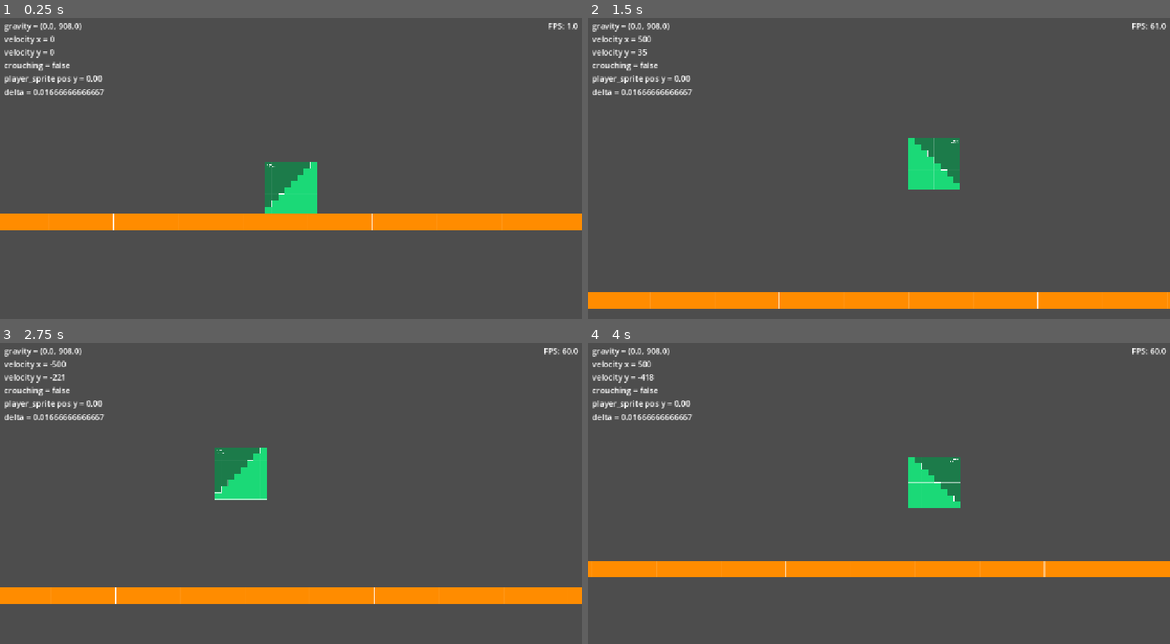
Above: before the commit, frames 1-4 (two rows, left to right).
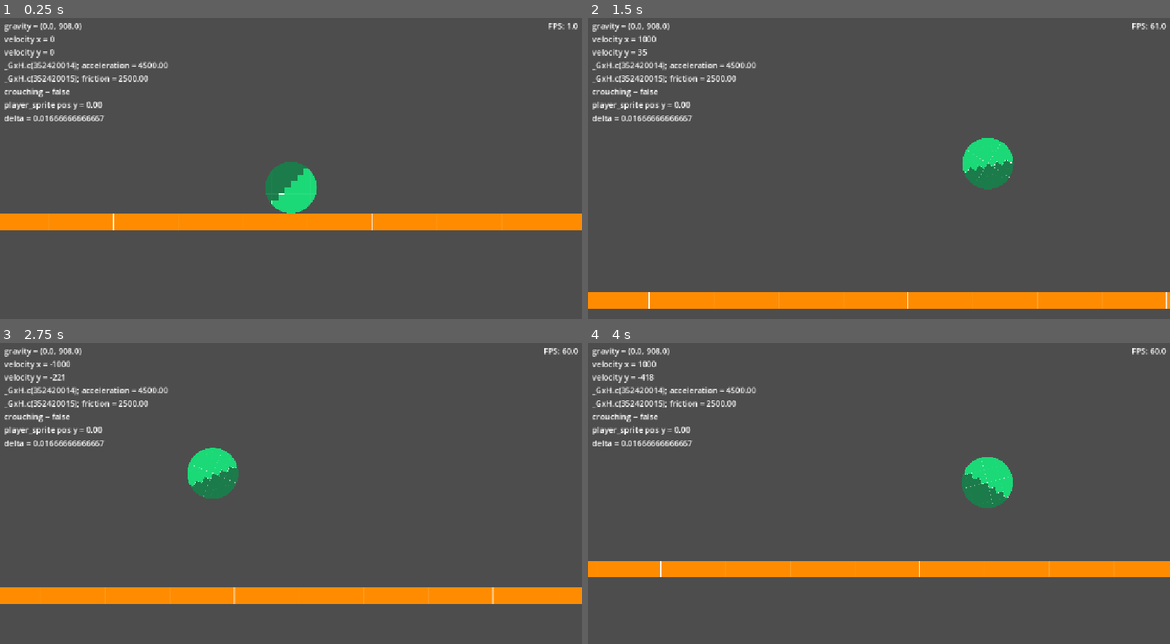
Above: after the commit, the same moments.

Repository: mitchglitchisdabestg/Haven-game
Game: Godot game, scene res://Scenes/basic_world.tscn
The game is run twice, just before and just after one commit, with the same random seed, the same clock (stepped at 60 frames per second) and the same inputs.
Inputs:
- Up to frame 1 (0.25 s): no input
- Up to frame 2 (1.5 s): hold D (right) from 0.53 s (still down); tap Ctrl (crouch) at 0.6 s; tap Space (jump) at 0.77, 0.8, 1.07, 1.35 s
- Up to frame 3 (2.75 s): tap Space (jump) at 1.52, 1.82, 2.3 s; tap Ctrl (crouch) at 1.55, 2.1 s; release D (right) at 2.03 s; hold A (left) from 2.03 s (still down)
- Up to frame 4 (4 s): release A (left) at 2.78 s; hold D (right) from 2.78 s (still down); tap Ctrl (crouch) at 2.85 s; tap Space (jump) at 3.02, 3.32, 3.6, 3.77 s

The runs differ from the first frame. In frame 1, 1.7% of the frame differs, in the area x 0-55%, y 14-65%; in frame 2, 4.2%; in frame 3, 3.5%; in frame 4, 4.2%, in the area x 0-80%, y 5-78%.

Commit message:
player rotates add circle mask

Diff:
--- a/Scenes/player.tscn
+++ b/Scenes/player.tscn
@@ -1,7 +1,8 @@
-[gd_scene load_steps=5 format=3 uid="uid://s5knk7obedau"]
+[gd_scene load_steps=6 format=3 uid="uid://s5knk7obedau"]
 
 [ext_resource type="Script" uid="uid://c40hht5pad3au" path="res://Scripts/player.gd" id="1_cvnsp"]
 [ext_resource type="Texture2D" uid="uid://xkn871gfb3cm" path="res://Resources/Prototype/Green/texture_11.png" id="2_cvnsp"]
+[ext_resource type="Texture2D" uid="uid://b6watagrcuqj5" path="res://Resources/misc/cover_mask.png" id="2_vgqql"]
 [ext_resource type="PackedScene" uid="uid://c0n1jlecf0u43" path="res://Scenes/player_ui.tscn" id="3_6t5aa"]
 
 [sub_resource type="CircleShape2D" id="CircleShape2D_6t5aa"]
@@ -9,9 +10,20 @@
 
 [node name="player" type="CharacterBody2D"]
 script = ExtResource("1_cvnsp")
+acceleration = 4500.0
+friction = 2500.0
 
-[node name="proto_player_texture" type="Sprite2D" parent="."]
-scale = Vector2(0.1, 0.1)
+[node name="sprite_parent" type="Sprite2D" parent="."]
+clip_children = 2
+scale = Vector2(0.159, 0.159)
+texture = ExtResource("2_vgqql")
+
+[node name="circle_mask" type="Sprite2D" parent="sprite_parent"]
+texture = ExtResource("2_vgqql")
+
+[node name="proto_player_texture" type="Sprite2D" parent="sprite_parent/circle_mask"]
+clip_children = 2
+scale = Vector2(0.6274511, 0.6274511)
 texture = ExtResource("2_cvnsp")
 
 [node name="CollisionShape2D" type="CollisionShape2D" parent="."]
--- a/Scripts/player.gd
+++ b/Scripts/player.gd
@@ -1,19 +1,23 @@
 extends CharacterBody2D
 
 
-const SPEED: float = 500.0
+const SPEED: float = 1000.0
+@export var acceleration: float = 800.0
+@export var friction: float = 1000.0
 const JUMP_VELOCITY: float = -600.0
 const CHARGED_JUMP_MULT: float = 1.3
 
 @export var gravity: Vector2 = Vector2(0.0, Constants.Gravity.EARTH)
 
-@onready var player_sprite: Sprite2D = $proto_player_texture
+@onready var player_sprite_parent: Node2D = $sprite_parent
+@onready var player_sprite: Sprite2D = $sprite_parent/circle_mask
 
+@onready var ball_radius: float = $CollisionShape2D.shape.radius
 
 var crouching: bool = false
-var crouching_sprite_scale_y: float = 0.07
-var sprite_scale_y: float = 0.1
-var crouching_sprite_y_pos: float = 15.0
+var crouching_sprite_scale_y: float = 0.1
+var sprite_scale_y: float = 0.159
+var crouching_sprite_y_pos: float = 19.0
 var crouching_tween: Tween
 
 func _ready() -> void:
@@ -38,8 +42,8 @@
 		crouching_tween.kill()
 
 	crouching_tween = create_tween()
-	crouching_tween.tween_property(player_sprite, "scale:y", crouching_sprite_scale_y if crouching else sprite_scale_y, 0.2).set_ease(Tween.EASE_OUT)
-	crouching_tween.parallel().tween_property(player_sprite, "position:y", crouching_sprite_y_pos if crouching else 0.0, 0.2).set_ease(Tween.EASE_OUT)
+	crouching_tween.tween_property(player_sprite_parent, "scale:y", crouching_sprite_scale_y if crouching else sprite_scale_y, 0.2).set_ease(Tween.EASE_OUT)
+	crouching_tween.parallel().tween_property(player_sprite_parent, "position:y", crouching_sprite_y_pos if crouching else 0.0, 0.2).set_ease(Tween.EASE_OUT)
 
 func _physics_process(delta: float) -> void:
 	# Add the gravity.
@@ -59,10 +63,18 @@
 	# As good practice, you should replace UI actions with custom gameplay actions.
 	var direction := Input.get_axis("left", "right")
 	if direction:
-		velocity.x = direction * SPEED
-		if direction > 0.1: player_sprite.flip_h = true
-		else: player_sprite.flip_h = false
+		velocity.x = move_toward(velocity.x, direction * SPEED, acceleration * delta)
+		#if direction > 0.1: player_sprite.flip_h = true
+		#else: player_sprite.flip_h = false
 	else:
-		velocity.x = move_toward(velocity.x, 0, SPEED)
+		velocity.x = move_toward(velocity.x, 0, friction * delta)
 
 	move_and_slide()
+
+	# 4. Smooth Rolling Rotation
+	apply_roll_rotation(delta)
+
+func apply_roll_rotation(delta: float) -> void:
+	# Angular velocity (radians/sec) = linear velocity / radius
+	var angular_velocity: float = velocity.x / ball_radius
+	player_sprite.rotation += angular_velocity * delta
--- a/Scripts/player_ui.gd
+++ b/Scripts/player_ui.gd
@@ -12,7 +12,13 @@
 	d_velocity.text = "gravity = %s
 	velocity x = %d
 	velocity y = %d
+	acceleration = %.2f
+	friction = %.2f
 	crouching = %s
-	player_sprite pos y = %.2f" % [str(player_parent.gravity), player_parent.velocity.x, player_parent.velocity.y, str(player_parent.crouching), player_parent.player_sprite.position.y]
+	player_sprite pos y = %.2f" %                                               \
+	[str(player_parent.gravity),                                                \
+	player_parent.velocity.x, player_parent.velocity.y,                         \
+	player_parent.acceleration, player_parent.friction,                         \
+	str(player_parent.crouching), player_parent.player_sprite.position.y]
 
 	d_delta.text = "delta = " + str(delta)
Binary file added: Resources/misc/cover_mask.png
Not shown, added: Resources/misc/cover_mask.png.import
